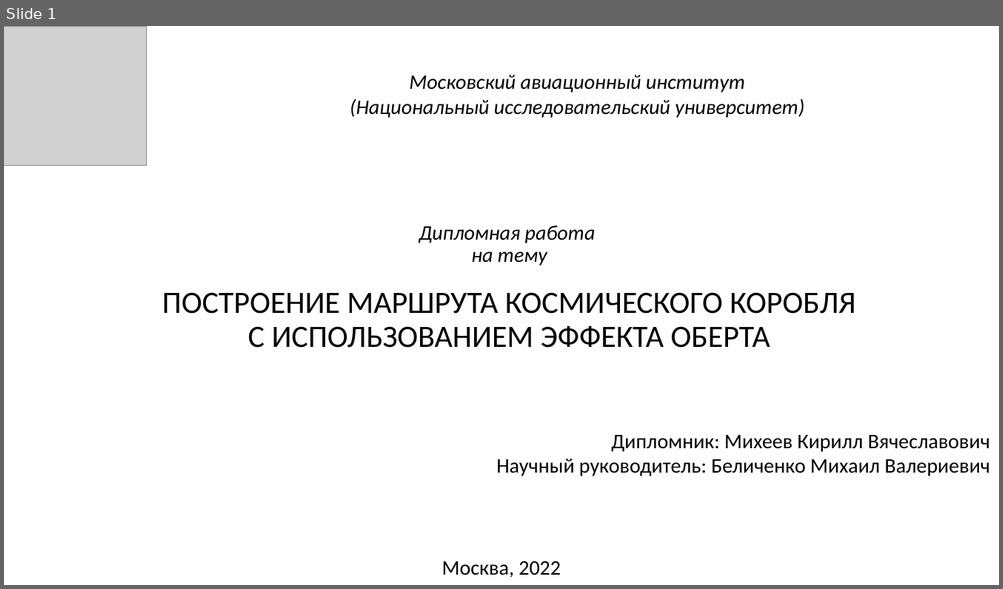
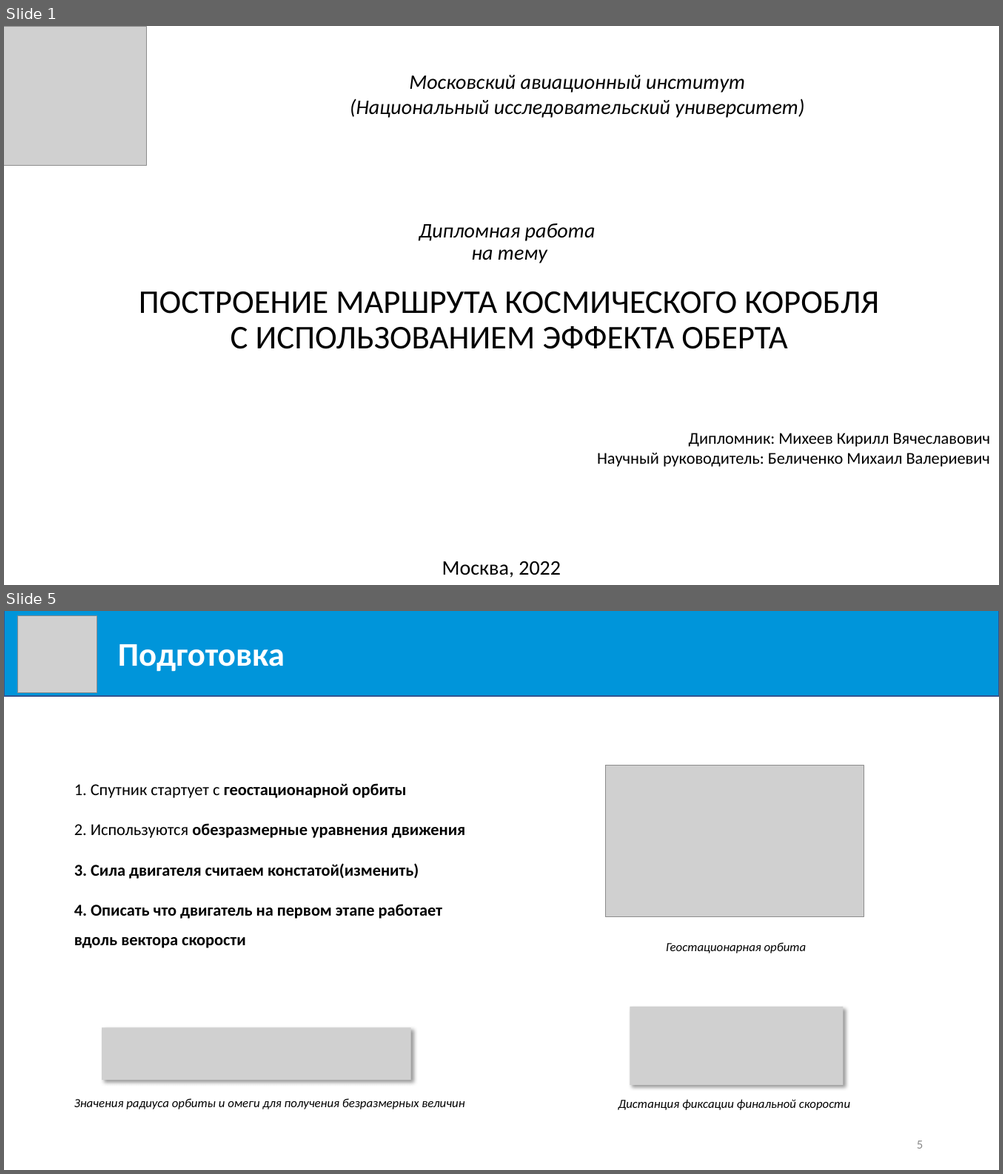
Before and after one commit to Milirik/diploma, a slide deck: Mikheev-K_V.pptx. Shown one above the other, each under a label of ours: slide 1 before the commit, slides 1 and 5 after it; the slides between them are not shown. The pictures are 1003x589 and 1003x1174 pixels, drawn with LibreOffice and Linux fonts; fonts in the diff are those of the drawing; grey boxes stand for pictures. Boxes give left, top, right and bottom in pixels: in the first picture for what was removed or moved away, otherwise in the second. Text is boxed around its words. In the diff, an @@ line names an element or a change of style, - is before the commit and + after.

```diff
--- a/Mikheev-K_V.pptx
+++ b/Mikheev-K_V.pptx
@@ slide 5 added at [4,611,999,1170], background #FFFFFF @@
@@ rectangle added at [4,611,999,696], fill #0095DA, outline #325491 1 pt @@
@@ picture added at [17,616,97,693] @@
@@ text added at [118,644,284,672], 32 pt, text #FFFFFF, bold @@
+Подготовка
@@ picture added at [606,766,864,917] @@
@@ text added at [74,783,466,948], 16 pt, text #000000, bold @@
+1. Спутник стартует с геостационарной орбиты
+2. Используются обезразмерные уравнения движения
+3. Сила двигателя считаем констатой(изменить)
+4. Описать что двигатель на первом этапе работает вдоль вектора скорости
@@ text added at [666,943,806,954], 12 pt, text #000000, italic @@
+Геостационарная орбита
@@ picture added at [630,1007,843,1085] @@
@@ picture added at [102,1028,410,1080] @@
@@ text added at [74,1099,464,1110], 12 pt, text #000000, italic @@
+Значения радиуса орбиты и омеги для получения безразмерных величин
@@ text added at [618,1099,850,1111], 12 pt, text #000000, italic @@
+Дистанция фиксации финальной скорости
@@ page number added at [916,1141,922,1149], 12 pt, text #898989 @@
+5
@@ slide 1 changed as well @@
@@ title "Дипломная работа на тему ПОСТРОЕНИЕ ..." at [139,224,879,349]: size 30 to 32 pt in "ПОСТРОЕНИЕ МАРШРУТА КОСМИЧЕСКОГО КОРОБЛЯ С ИСПОЛЬЗОВАНИЕМ ЭФ ..." @@
@@ text "Дипломник: Михеев Кирилл Вячеславович" at [597,433,990,467]: size 20 to 16 pt @@
```
Also in this commit, not shown: 1 other slide changed, 10 other slides added, 19 slides removed, 2 other files.
